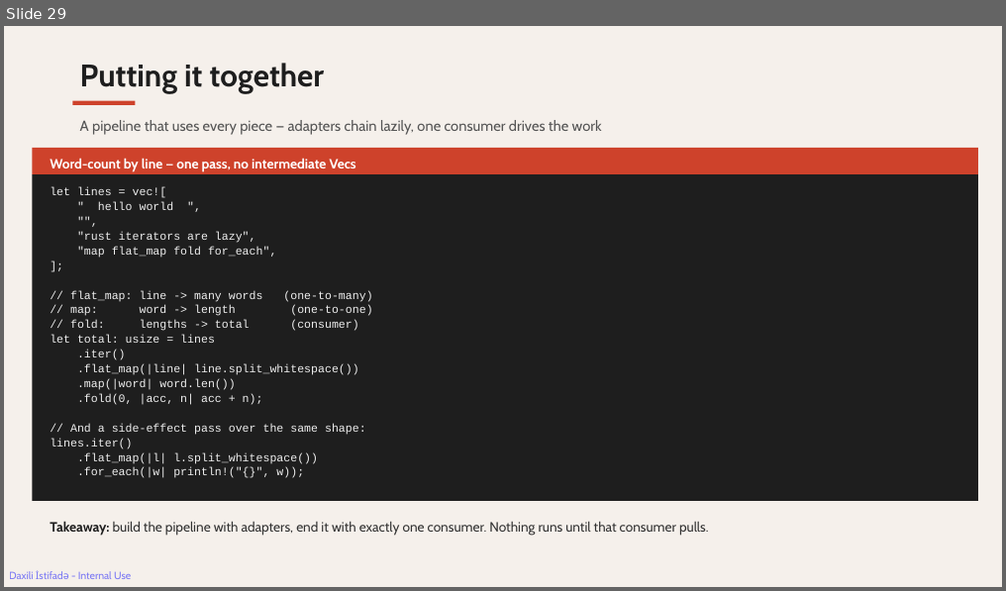
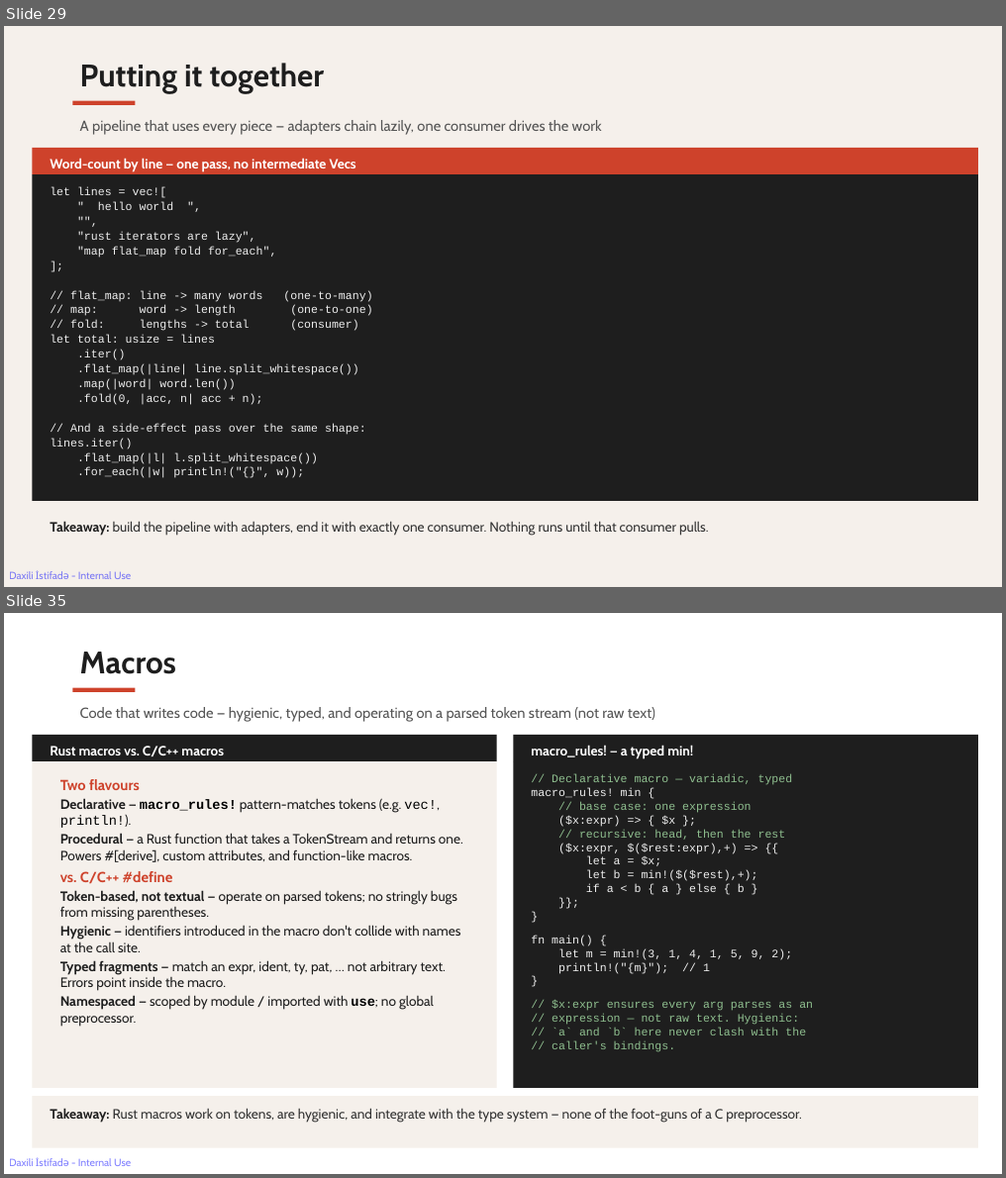
Before and after one commit to rahimahmedov/rust_vs_cpp, a slide deck: rust_friday_session.pptx. Shown one above the other, each under a label of ours: slide 29 before the commit, slides 29 and 35 after it; the slides between them are not shown. The pictures are 1006x591 and 1006x1178 pixels, drawn with LibreOffice and Linux fonts; fonts in the diff are those of the drawing. Boxes give left, top, right and bottom in pixels: in the first picture for what was removed or moved away, otherwise in the second. Text is boxed around its words. In the diff, an @@ line names an element or a change of style, - is before the commit and + after.

```diff
--- a/rust_friday_session.pptx
+++ b/rust_friday_session.pptx
@@ slide 35 added at [4,613,1002,1174], background #FFFFFF; not listed: 1 template element that a slide beside it also shows @@
@@ text added at [80,652,176,674], 30 pt, text #1E1E1E, bold @@
+Macros
@@ rectangle added at [73,688,135,692], fill #CE422B @@
@@ text added at [80,707,655,722], 14 pt, text #555555 @@
+Code that writes code — hygienic, typed, and operating on a parsed token stream (not raw text)
@@ rectangle added at [33,735,497,761], fill #1E1E1E @@
@@ text added at [50,746,224,757], 13 pt, text #FFFFFF, bold @@
+Rust macros vs. C/C++ macros
@@ rectangle added at [514,735,979,761], fill #1E1E1E @@
@@ text added at [531,745,693,760], 13 pt, text #FFFFFF, bold @@
+macro_rules! — a typed min!
@@ rectangle added at [33,761,497,1088], fill #F5F0EB @@
@@ text added at [60,779,463,1027], 13 pt, text #1E1E1E @@
+Two flavours
+Declarative — macro_rules! pattern-matches tokens (e.g. vec!, println!).
+Procedural — a Rust function that takes a TokenStream and returns one. Powers #[derive], custom attributes, and function-like macros.
+vs. C/C++ #define
+Token-based, not textual — operate on parsed tokens; no stringly bugs from missing parentheses.
+Hygienic — identifiers introduced in the macro don't collide with names at the call site.
+Typed fragments — match an expr, ident, ty, pat, … not arbitrary text. Errors point inside the macro.
+Namespaced — scoped by module / imported with use; no global preprocessor.
@@ rectangle added at [514,761,979,1088], fill #1E1E1E @@
@@ text added at [531,774,813,1053], 11 pt, text #8FBF8F @@
+// Declarative macro — variadic, typed
+macro_rules! min {
+// base case: one expression
+($x:expr) => { $x };
+// recursive: head, then the rest
+($x:expr, $($rest:expr),+) => {{
+let a = $x;
+let b = min!($($rest),+);
+if a < b { a } else { b }
+}};
+}
+fn main() {
+let m = min!(3, 1, 4, 1, 5, 9, 2);
+println!("{m}"); // 1
+}
+// $x:expr ensures every arg parses as an
+// expression — not raw text. Hygienic:
+// `a` and `b` here never clash with the
+// caller's bindings.
@@ rectangle added at [33,1096,979,1149], fill #F5F0EB @@
@@ text added at [50,1108,802,1123], 13 pt, text #333333 @@
+Takeaway: Rust macros work on tokens, are hygienic, and integrate with the type system — none of the foot-guns of a C preprocessor.
```
Also in this commit, not shown: 1 slide changed, 6 other slides added, 40 other files.
